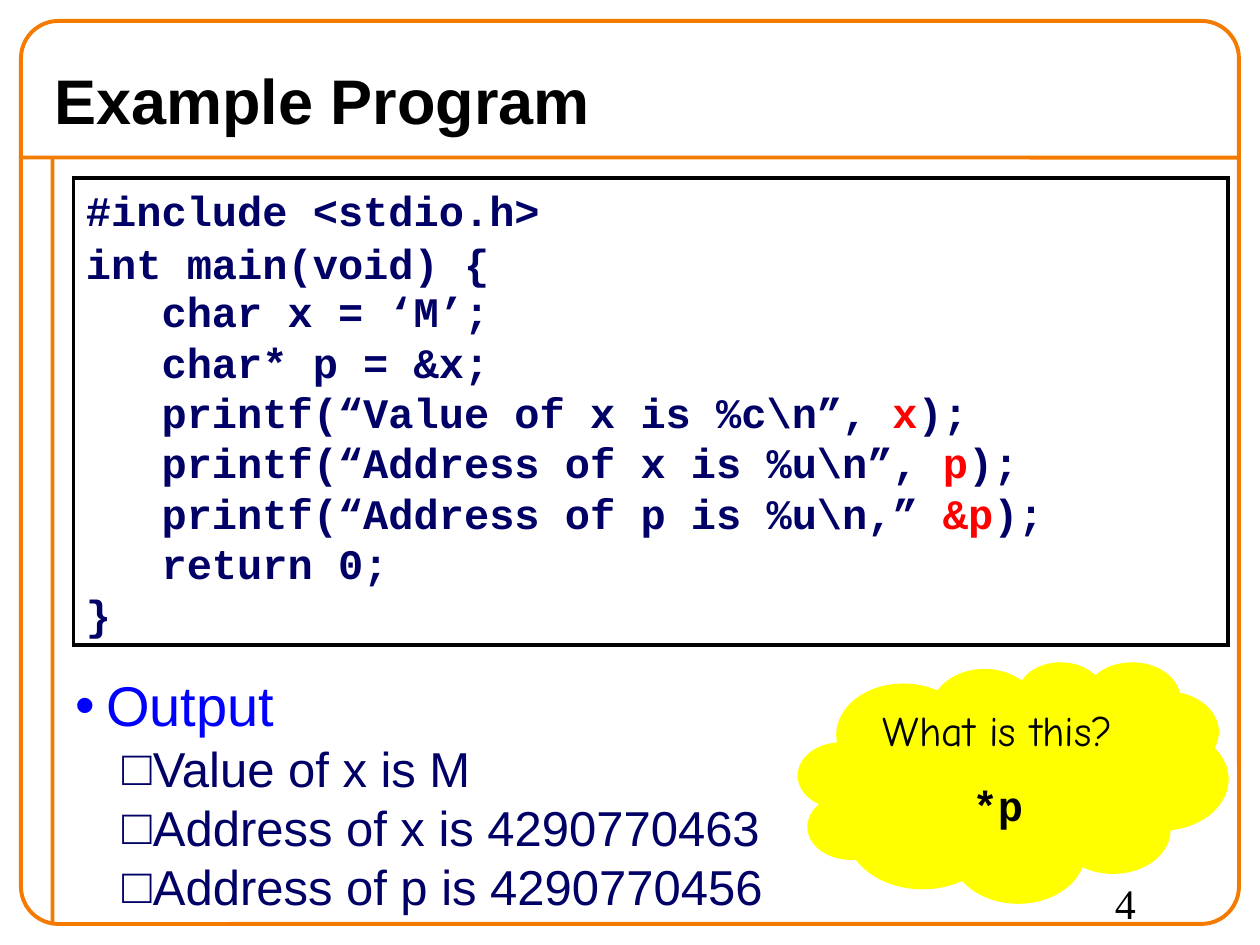
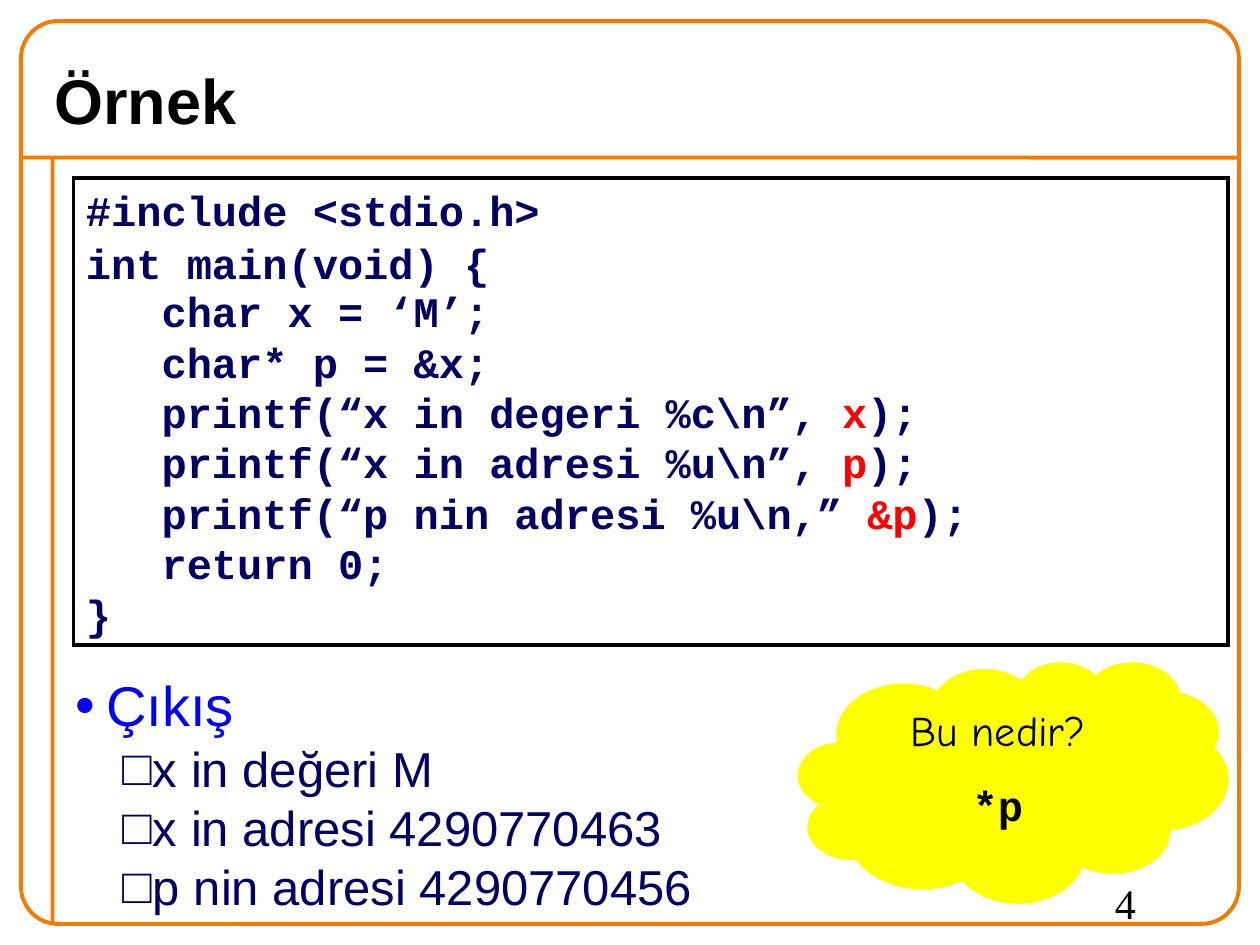
Before and after one commit to 19ceng/ceng201pro, a slide deck: slide 4 of 03varPoiArr.odp. Drawn at 1260x945 pixels with LibreOffice and Linux fonts; fonts in the diff are those of the drawing; background and template pictures are left out. Boxes give left, top, right and bottom in pixels: in the first picture for what was removed or moved away, otherwise in the second. Text is boxed around its words. In the diff, an @@ line names an element or a change of style, - is before the commit and + after.

```diff
--- a/03varPoiArr.odp
+++ b/03varPoiArr.odp
@@ title at [54,75,236,125]: text changed @@
-Example Program
+Örnek
@@ text in rectangle at [162,398,968,538]: text changed @@
-printf(“Value of x is %c\n”, x);
-printf(“Address of x is %u\n”, p);
-printf(“Address of p is %u\n,” &p);
+printf(“x in degeri %c\n”, x);
+printf(“x in adresi %u\n”, p);
+printf(“p nin adresi %u\n,” &p);
@@ text at [106,685,692,915]: text changed @@
-• Output
-  □ Value of x is M
-  □ Address of x is 4290770463
-  □ Address of p is 4290770456
+• Çıkış
+  □ x in değeri M
+  □ x in adresi 4290770463
+  □ p nin adresi 4290770456
@@ text in thought cloud at [910,716,1086,747]: text changed @@
-What is this?
+Bu nedir?
```
Also in this commit, not shown: 20 other slides changed, 5 slides added, 6 slides removed, 2 other files.
